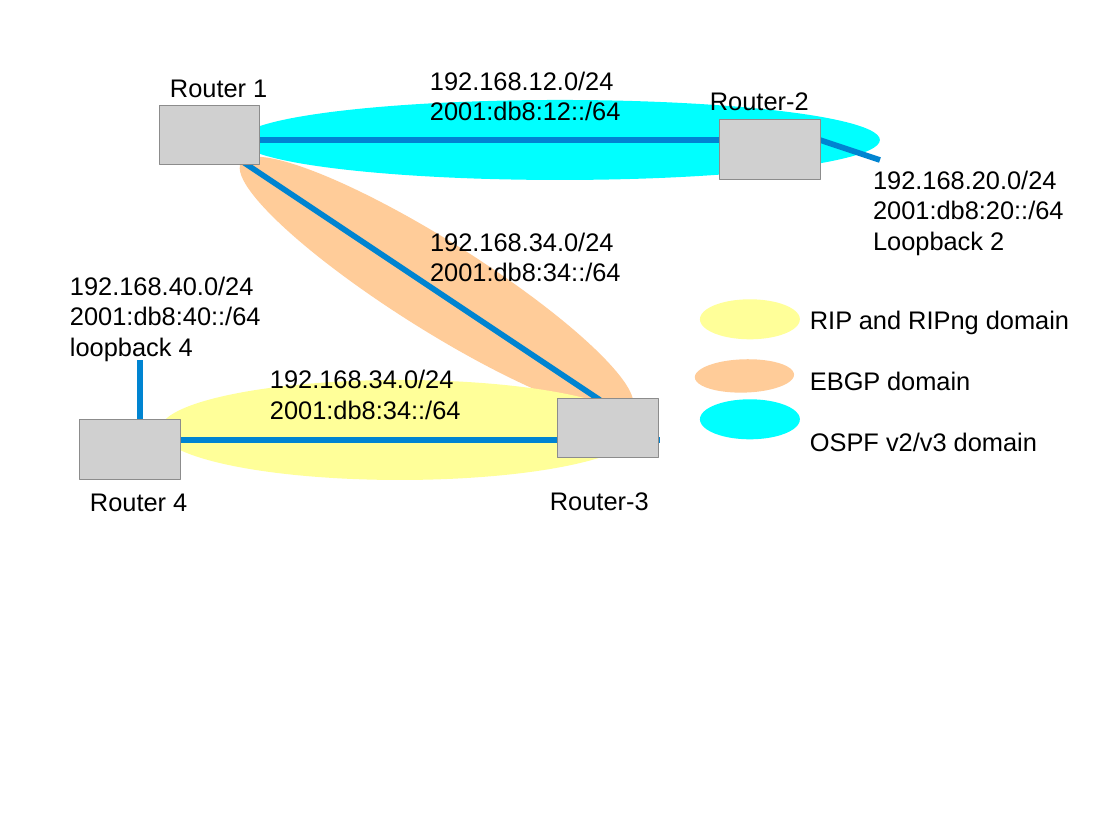
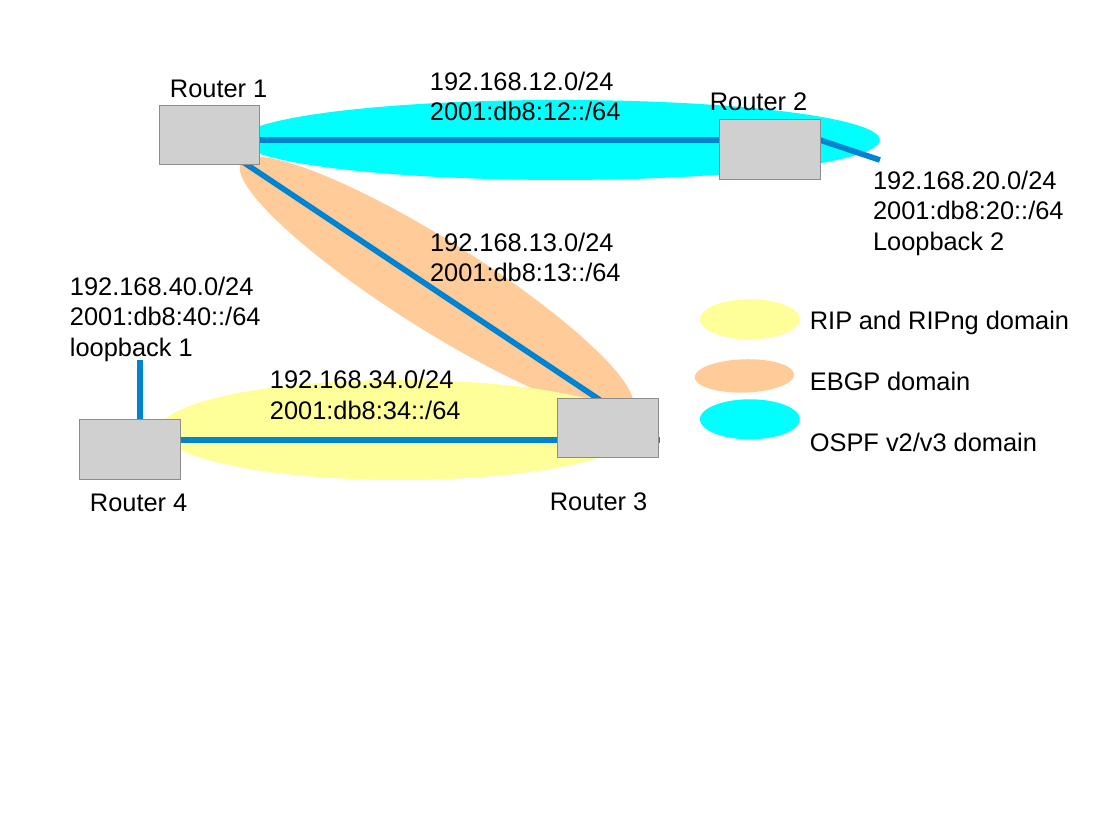
Before and after one commit to ocochard/BSDRP, a slide deck: slide 3 of trunk/docs/labs.examples.odp. Drawn at 1120x840 pixels with LibreOffice and Linux fonts; fonts in the diff are those of the drawing; grey boxes stand for pictures. Boxes give left, top, right and bottom in pixels: in the first picture for what was removed or moved away, otherwise in the second. Text is boxed around its words. In the diff, an @@ line names an element or a change of style, - is before the commit and + after.

```diff
--- a/trunk/docs/labs.examples.odp
+++ b/trunk/docs/labs.examples.odp
@@ text at (710,89,807,115): text changed @@
-Router-2
+Router 2
@@ text at (430,230,621,287): text changed @@
-192.168.34.0/24
-2001:db8:34::/64
+192.168.13.0/24
+2001:db8:13::/64
@@ text at (70,337,193,361): text changed @@
-loopback 4
+loopback 1
@@ text at (550,492,647,511): text changed @@
-Router-3
+Router 3
```
Also in this commit, not shown: 3 other slides changed, 2 slides added, 5 other files.
